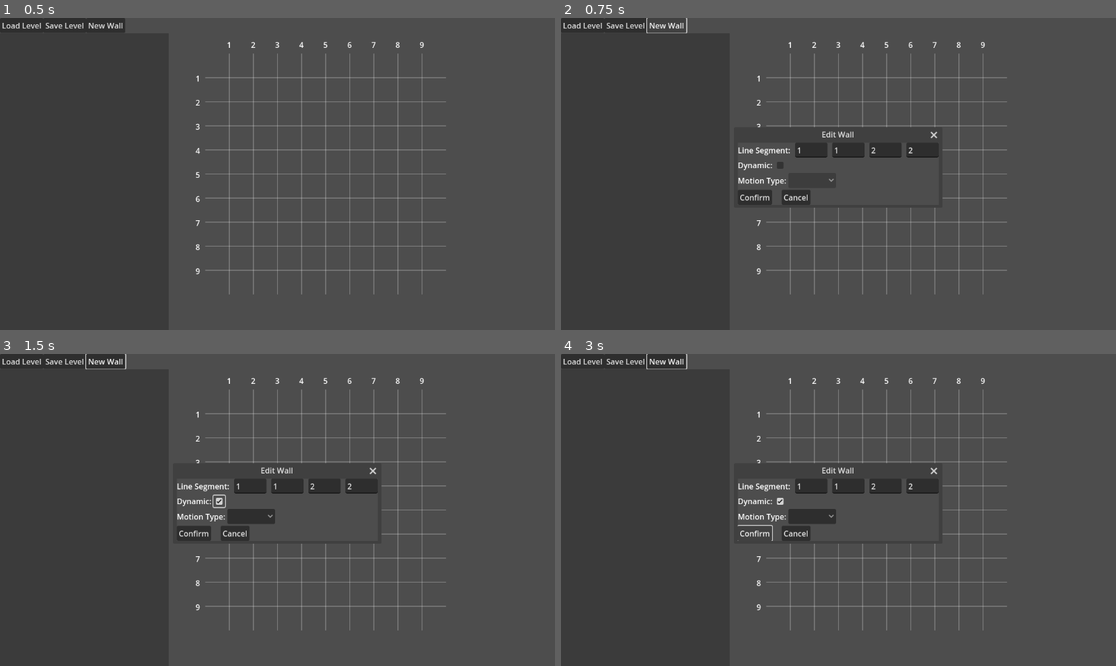
Above: before the commit, frames 1-4 (two rows, left to right).
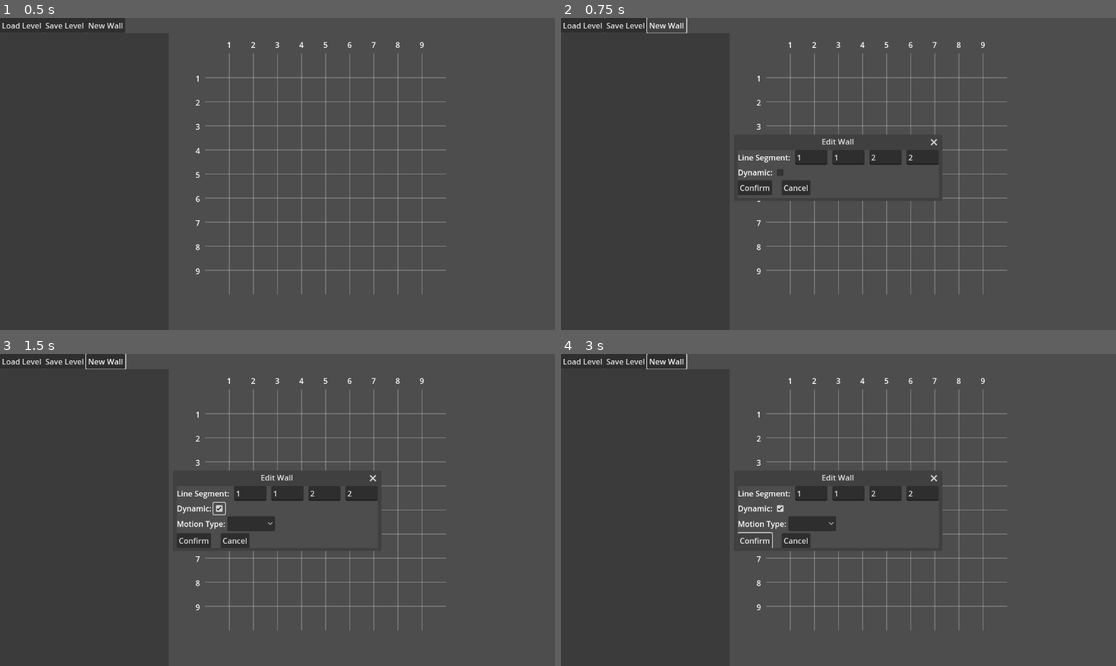
Above: after the commit, the same moments.

Repository: 7Limes/factory-minigame-editor
Game: Godot game, scene res://root.tscn
The game is run twice, just before and just after one commit, with the same random seed, the same clock (stepped at 60 frames per second) and the same inputs.
Inputs (mouse positions are in pixels of both pictures, inside the frame that each line leads up to; where the layout moved, square brackets give the same spot in the first picture):
- Up to frame 1 (0.5 s): no input
- Up to frame 2 (0.75 s): click "New Wall" at 0.5 s
- Up to frame 3 (1.5 s): click (216, 510) [216, 500] at 1.25 s
- Up to frame 4 (3 s): click "New Wall" at 2 s; click "Confirm" at 2.75 s

Frame 1 is identical in both runs. In frame 2, 1.7% of the frame differs, in the area x 31-69%, y 34-61%; in frame 3, 2.1%, in the area x 31-69%, y 34-64%; in frame 4, 2.0%.

Commit message:
Make motion option invisible on checkbox click

Diff:
--- a/WallDialog/wall_dialog.gd
+++ b/WallDialog/wall_dialog.gd
@@ -8,6 +8,7 @@
 @onready var rotate_controls_container = $WindowContainer/RotateControlsContainer
 @onready var dynamic_checkbox = $WindowContainer/DynamicCheckboxContainer/DynamicCheckBox
 @onready var dynamic_motion_type_option = $WindowContainer/DynamicMotionTypeContainer/MotionTypeOption
+@onready var dynamic_motion_type_container = $WindowContainer/DynamicMotionTypeContainer
 
 @onready var segment_x1_entry = $WindowContainer/CoordinateContainer/X1Entry
 @onready var segment_y1_entry = $WindowContainer/CoordinateContainer/Y1Entry
@@ -44,7 +45,10 @@
 
 
 func _on_dynamic_check_box_toggled(toggled_on: bool) -> void:
-	motion_type_option.disabled = not toggled_on
+	dynamic_motion_type_container.visible = toggled_on
+	if not toggled_on:
+		oscillate_controls_container.visible = false
+		rotate_controls_container.visible = false
 
 
 func _on_motion_type_option_item_selected(index: int) -> void:
@@ -186,6 +190,7 @@
 		oscillate_controls_container.visible = false
 		rotate_controls_container.visible = false
 		motion_type_option.selected = -1
+		dynamic_motion_type_container.visible = false
 
 	show()
 
--- a/WallDialog/wall_dialog.tscn
+++ b/WallDialog/wall_dialog.tscn
@@ -5,7 +5,7 @@
 [node name="WallDialog" type="Window"]
 title = "Edit Wall"
 initial_position = 1
-size = Vector2i(417, 129)
+size = Vector2i(417, 100)
 wrap_controls = true
 transient = true
 exclusive = true
@@ -60,6 +60,7 @@
 layout_mode = 2
 
 [node name="DynamicMotionTypeContainer" type="BoxContainer" parent="WindowContainer"]
+visible = false
 layout_mode = 2
 
 [node name="MotionTypeLabel" type="Label" parent="WindowContainer/DynamicMotionTypeContainer"]
@@ -68,7 +69,6 @@
 
 [node name="MotionTypeOption" type="OptionButton" parent="WindowContainer/DynamicMotionTypeContainer"]
 layout_mode = 2
-disabled = true
 item_count = 2
 popup/item_0/text = "Oscillate"
 popup/item_1/text = "Rotate"
